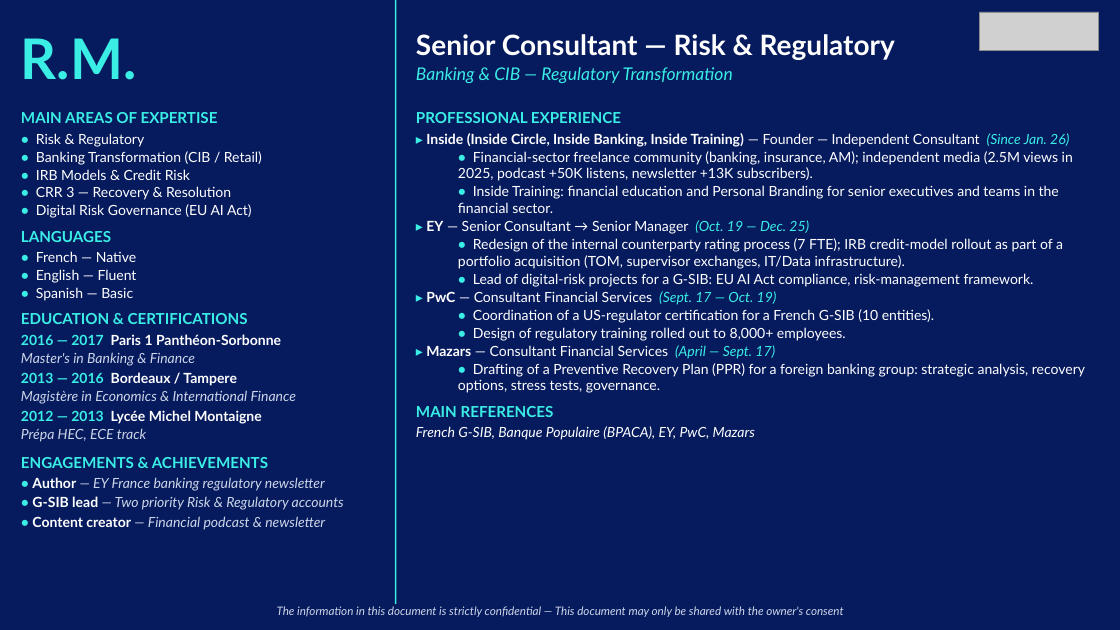
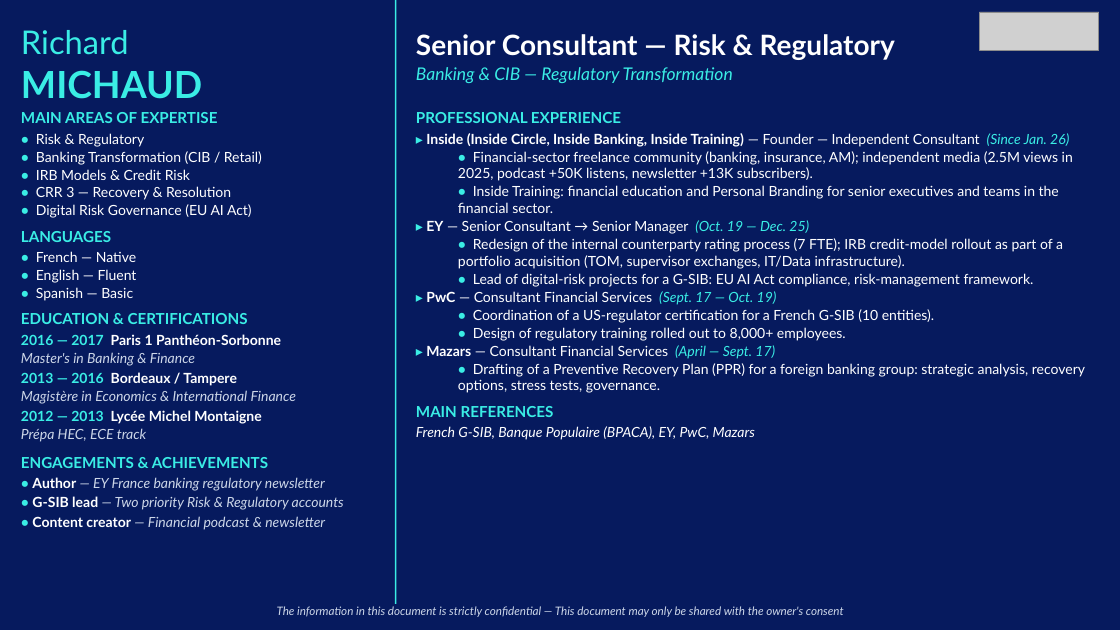
Before and after one commit to insidebankingfrance-rgb/G-n-rateur-de-CV, a slide deck: slide 14 of outputs/all_cvs.pptx. Drawn at 1120x630 pixels with LibreOffice and Linux fonts; fonts in the diff are those of the drawing; grey boxes stand for pictures. Boxes give left, top, right and bottom in pixels: in the first picture for what was removed or moved away, otherwise in the second. Text is boxed around its words. In the diff, an @@ line names an element or a change of style, - is before the commit and + after.

```diff
--- a/outputs/all_cvs.pptx
+++ b/outputs/all_cvs.pptx
@@ text at (x1=21, y1=30, x2=202, y2=99): text changed; size 48 to 28 pt; bold off @@
-R.M.
+Richard
+MICHAUD
```
Also in this commit, not shown: 13 other slides changed, 6 other files.
